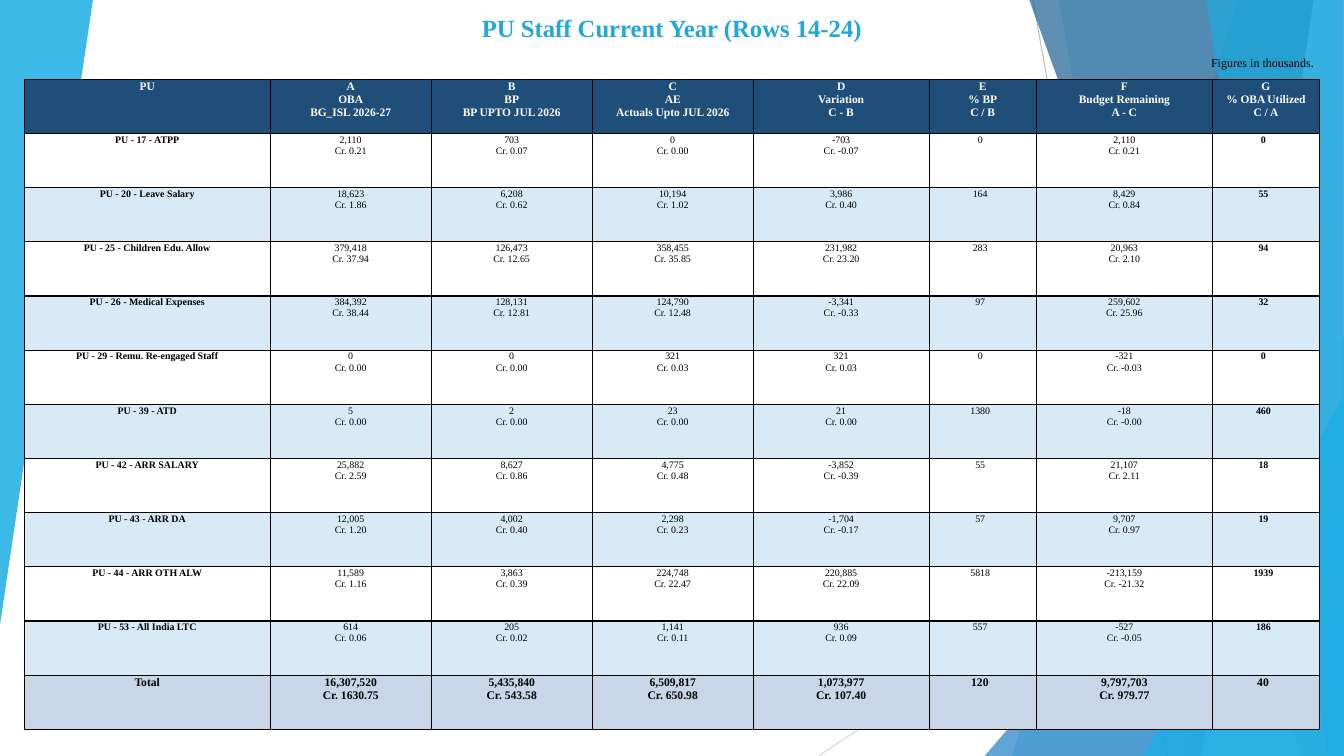
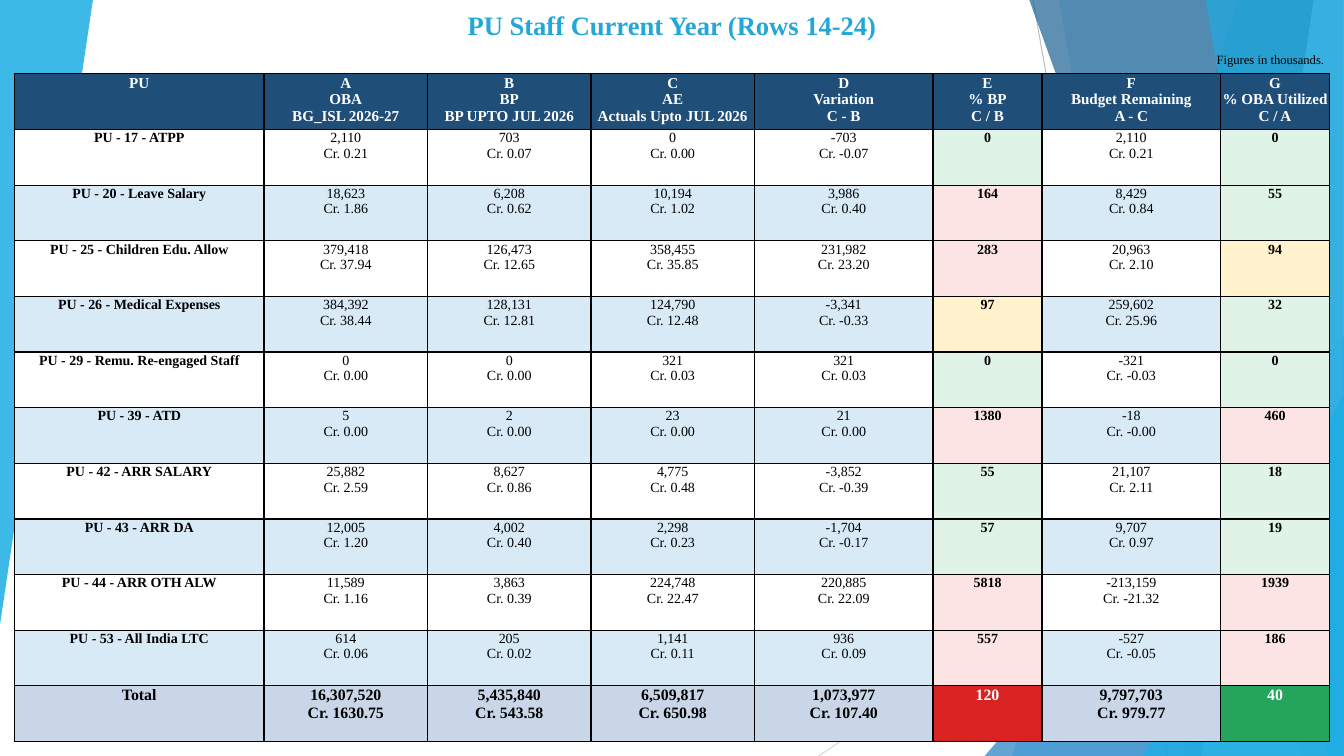
Before and after one commit to girishtiwari007/MB-BUDGET, a slide deck: slide 4 of exports/Moradabad_Division_Current_Year_Budget_Analysis.pptx. Drawn at 1344x756 pixels with LibreOffice and Linux fonts; fonts in the diff are those of the drawing. Boxes give left, top, right and bottom in pixels: in the first picture for what was removed or moved away, otherwise in the second. Text is boxed around its words. In the diff, an @@ line names an element or a change of style, - is before the commit and + after.

```diff
--- a/exports/Moradabad_Division_Current_Year_Budget_Analysis.pptx
+++ b/exports/Moradabad_Division_Current_Year_Budget_Analysis.pptx
@@ text "PU Staff Current Year (Rows ...": place and size @@
-text "PU Staff Current Year (Rows ..." at (482,19,862,42)
+text "PU Staff Current Year (Rows ..." at (468,16,876,41)
@@ text "PU Staff Current Year (Rows ..." at (468,16,876,41): size 17.6 to 19 pt @@
@@ text "Figures in thousands." at (1217,55,1325,67): size 8.6 to 9 pt @@
@@ table at (14,74,1329,742) @@
@@ fill #FFFFFF to #DFF3E7 in 6 cells @@
@@ fill #D9EAF7 to #FCE4E4 in 5 cells @@
@@ fill #D9EAF7 to #DFF3E7 in 4 cells @@
@@ fill #FFFFFF to #FCE4E4 in 3 cells @@
@@ fill #FFFFFF to #FFF2CC in row 4, column 8 @@
@@ fill #D9EAF7 to #FFF2CC in row 5, column 6 @@
@@ fill #C8D6E8 to #D92323 in row 12, column 6 @@
@@ fill #C8D6E8 to #25A55B in row 12, column 8 @@
@@ size 8.2 to 10.8 pt in "PU", "A OBA BG_ISL 2026-27", "B BP BP UPTO JUL 2026", "C AE Actuals Upto JUL 2026" and 4 more places @@
@@ size 7.1 to 10 pt in "PU - 17 - ATPP", "2,110 Cr. 0.21", "703 Cr. 0.07", "0 Cr. 0.00" and 76 more places @@
@@ bold on in "0", "164", "283", "97" and 6 more places @@
@@ size 8.3 to 11.3 pt in "Total", "16,307,520 Cr. 1630.75", "5,435,840 Cr. 543.58", "6,509,817 Cr. 650.98" and 4 more places @@
@@ text colour #000000 to #FFFFFF in "120", "40" @@
@@ table: place and size @@
-table at (24,80,1321,730)
+table at (14,74,1329,742)
```
Also in this commit, not shown: 12 other slides changed, 5 other files.
